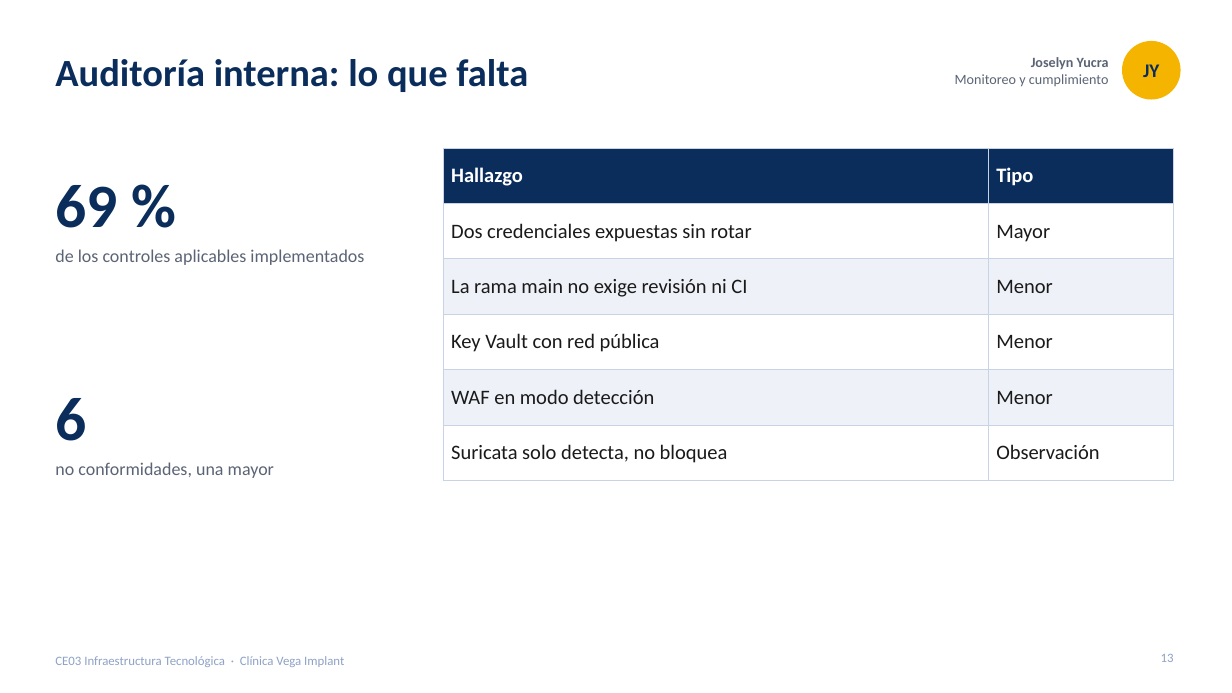
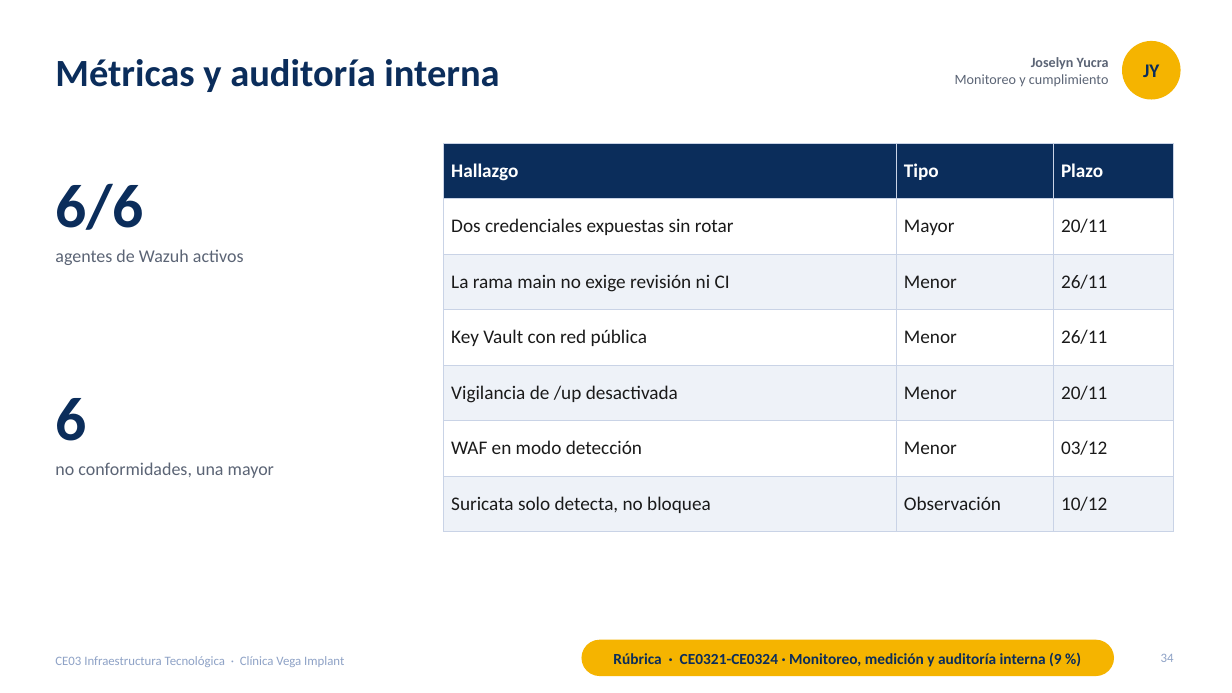
Before and after one commit to francalizaya266-sudo/venga-implantes, a slide deck: slide 34 of docs/entregables/CE03-infraestructura/presentaciones/CE03-Infraestructura-Tecnologica.pptx (slide 13 before the commit). Drawn at 1232x693 pixels with LibreOffice and Linux fonts; fonts in the diff are those of the drawing. Boxes give left, top, right and bottom in pixels: in the first picture for what was removed or moved away, otherwise in the second. Text is boxed around its words. In the diff, an @@ line names an element or a change of style, - is before the commit and + after.

```diff
--- a/docs/entregables/CE03-infraestructura/presentaciones/CE03-Infraestructura-Tecnologica.pptx
+++ b/docs/entregables/CE03-infraestructura/presentaciones/CE03-Infraestructura-Tecnologica.pptx
@@ title at (55,59,499,92): text changed @@
-Auditoría interna: lo que falta
+Métricas y auditoría interna
@@ table at (444,143,1174,517) @@
-Hallazgo | Tipo
-Dos credenciales expuestas sin rotar | Mayor
-La rama main no exige revisión ni CI | Menor
-Key Vault con red pública | Menor
-WAF en modo detección | Menor
-Suricata solo detecta, no bloquea | Observación
+Hallazgo | Tipo | Plazo
+Dos credenciales expuestas sin rotar | Mayor | 20/11
+La rama main no exige revisión ni CI | Menor | 26/11
+Key Vault con red pública | Menor | 26/11
+Vigilancia de /up desactivada | Menor | 20/11
+WAF en modo detección | Menor | 03/12
+Suricata solo detecta, no bloquea | Observación | 10/12
@@ table: place and size @@
-table at (444,148,1174,467)
+table at (444,143,1174,517)
@@ text at (55,183,144,230): text changed @@
-69 %
+6/6
@@ text at (55,249,244,265): text changed @@
-de los controles aplicables implementados
+agentes de Wazuh activos
@@ rounded rectangle added at (582,640,1114,676), fill #F5B400, outline #F5B400 1 pt @@
@@ text added at (613,653,1062,667), 12 pt, text #0B2D5B, bold @@
+Rúbrica · CE0321-CE0324 · Monitoreo, medición y auditoría interna (9 %)
@@ page number at (1161,654,1174,662): text changed @@
-13
+34
```
Also in this commit, not shown: 10 other slides changed, 43 slides added, 2 slides removed, 3 other files.
